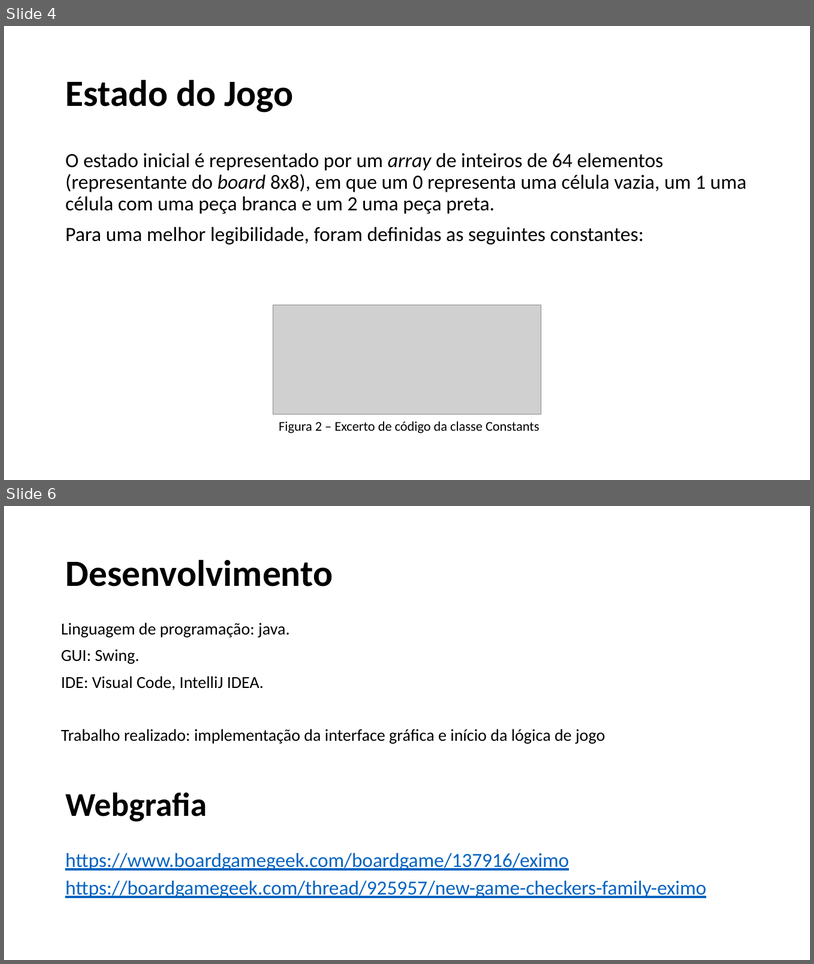
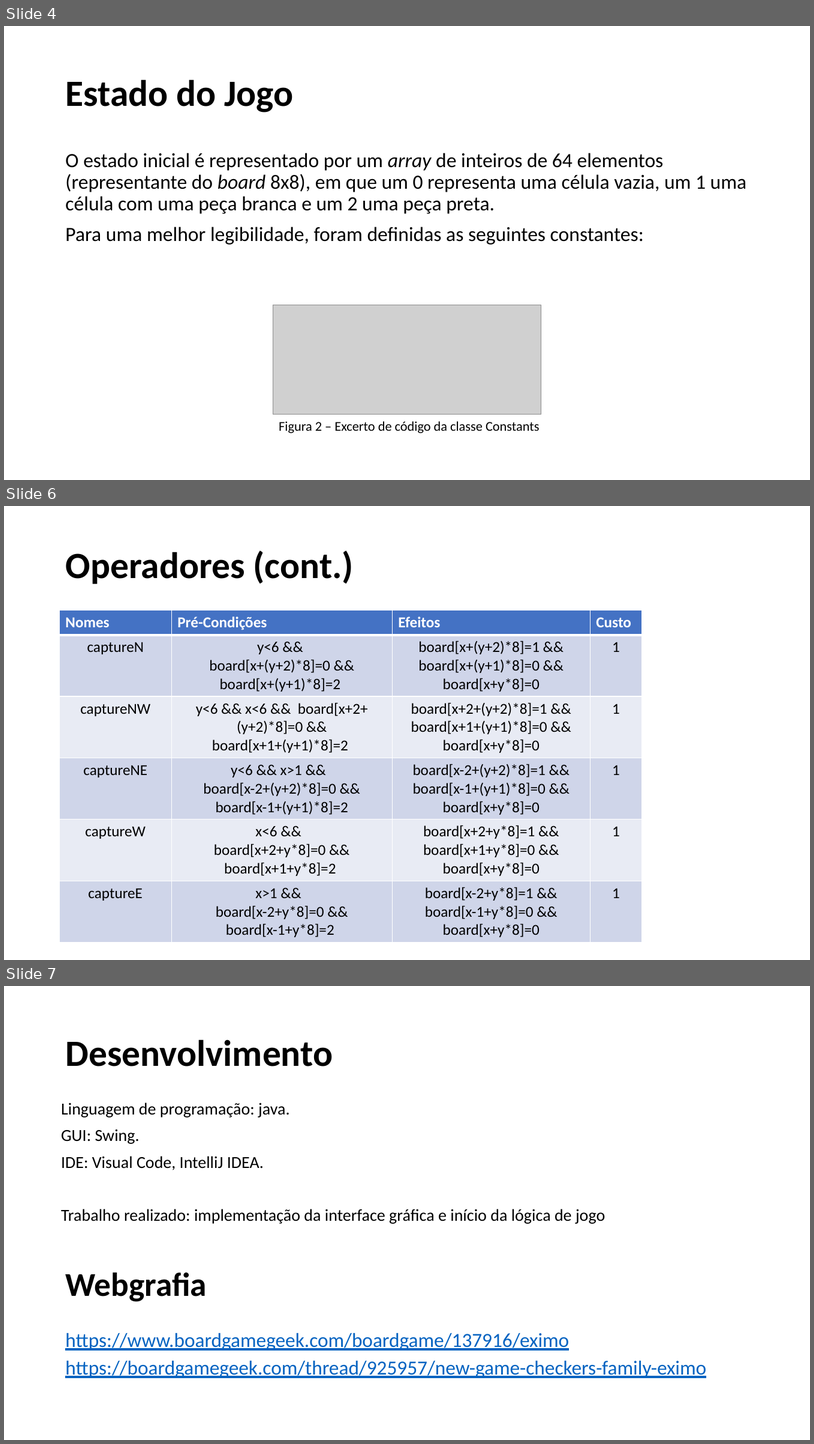
Before and after one commit to SergioDias47/Eximo, a slide deck: docs/IART-Eximo.pptx. Shown one above the other, each under a label of ours: slides 4 and 6 before the commit, slides 4, 6 and 7 after it; the slides between them are not shown. The pictures are 814x964 and 814x1444 pixels, drawn with LibreOffice and Linux fonts; fonts in the diff are those of the drawing; grey boxes stand for pictures. Boxes give left, top, right and bottom in pixels: in the first picture for what was removed or moved away, otherwise in the second. Text is boxed around its words. In the diff, an @@ line names an element or a change of style, - is before the commit and + after.

```diff
--- a/docs/IART-Eximo.pptx
+++ b/docs/IART-Eximo.pptx
@@ slide 6 added at (4, 506, 810, 960), background #FFFFFF @@
@@ title added at (65, 550, 354, 584), 44 pt, text #000000, bold @@
+Operadores (cont.)
@@ table added at (60, 610, 642, 939), 6 rows, 4 columns @@
+Nomes | Pré-Condições | Efeitos | Custo
+captureN | y<6 && / board[x+(y+2)*8]=0 && / board[x+(y+1)*8]=2 | board[x+(y+2)*8]=1 && / board[x+(y+1)*8]=0 && / board[x+y*8]=0 | 1
+captureNW | y<6 && x<6 && board[x+2+(y+2)*8]=0 && / board[x+1+(y+1)*8]=2 | board[x+2+(y+2)*8]=1 && / board[x+1+(y+1)*8]=0 && / board[x+y*8]=0 | 1
+captureNE | y<6 && x>1 && / board[x-2+(y+2)*8]=0 && / board[x-1+(y+1)*8]=2 | board[x-2+(y+2)*8]=1 && / board[x-1+(y+1)*8]=0 && / board[x+y*8]=0 | 1
+captureW | x<6 && / board[x+2+y*8]=0 && / board[x+1+y*8]=2 | board[x+2+y*8]=1 && / board[x+1+y*8]=0 && / board[x+y*8]=0 | 1
+captureE | x>1 && / board[x-2+y*8]=0 && / board[x-1+y*8]=2 | board[x-2+y*8]=1 && / board[x-1+y*8]=0 && / board[x+y*8]=0 | 1
@@ what was slide 6 is now slide 7 @@
```
Also in this commit, not shown: 1 other slide added, 1 slide removed.
